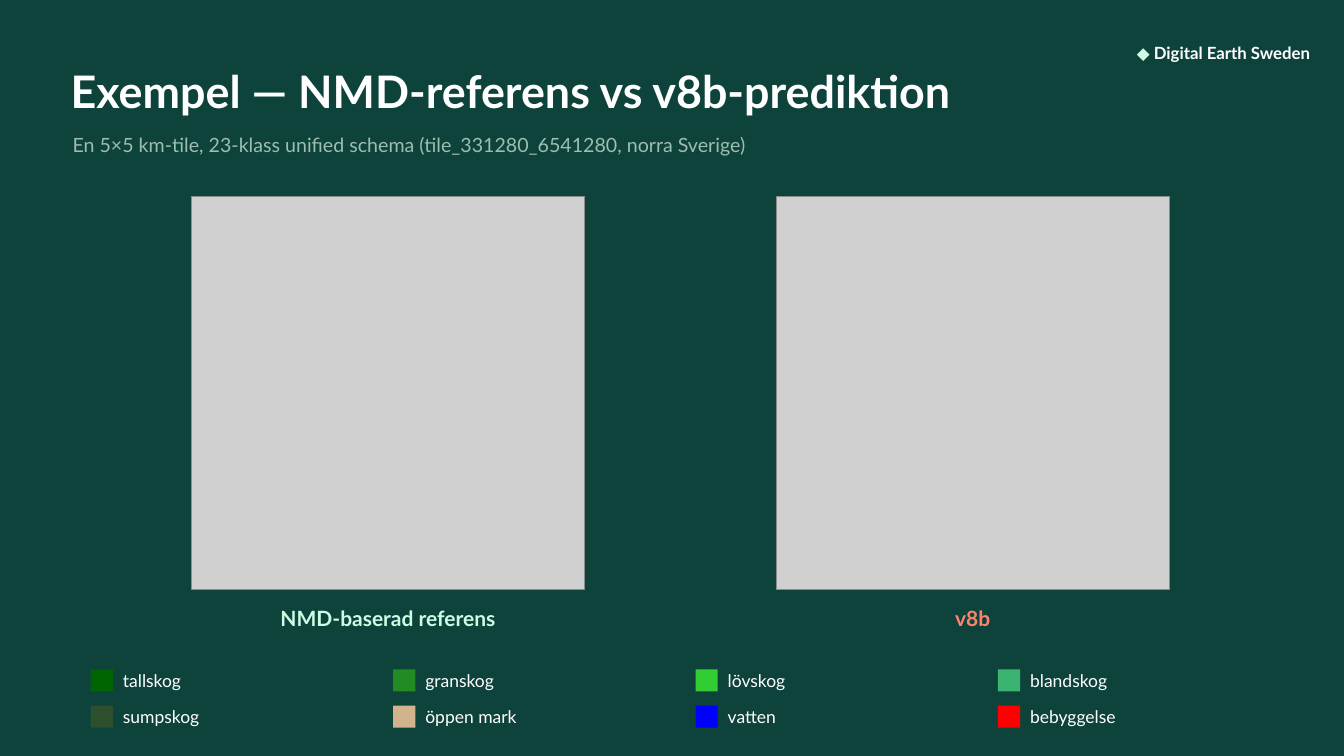
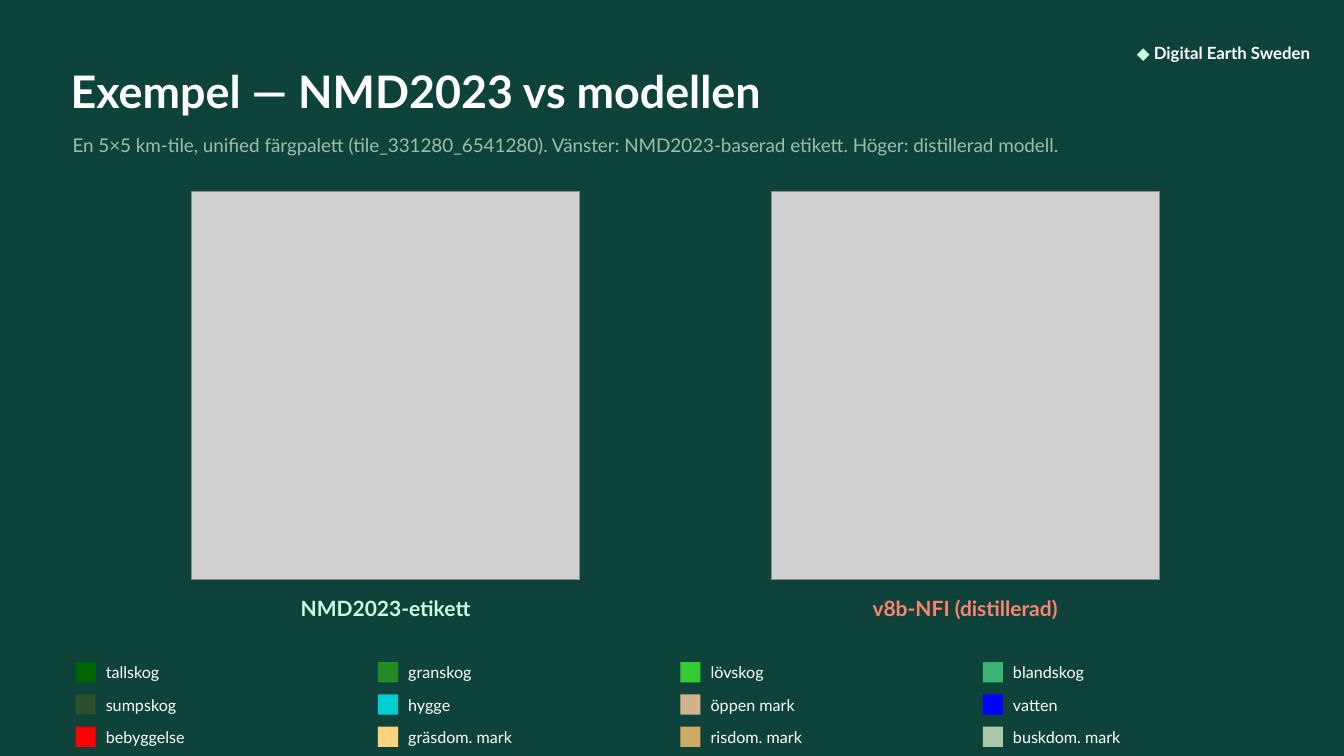
Before and after one commit to TobiasEdman/imintengine, a slide deck: slide 2 of docs/decks/v8b_nmd_benchmark_DES.pptx. Drawn at 1344x756 pixels with LibreOffice and Linux fonts; fonts in the diff are those of the drawing; grey boxes stand for pictures. Boxes give left, top, right and bottom in pixels: in the first picture for what was removed or moved away, otherwise in the second. Text is boxed around its words. In the diff, an @@ line names an element or a change of style, - is before the commit and + after.

```diff
--- a/docs/decks/v8b_nmd_benchmark_DES.pptx
+++ b/docs/decks/v8b_nmd_benchmark_DES.pptx
@@ text at [71,74,761,116]: text changed @@
-Exempel — NMD-referens vs v8b-prediktion
+Exempel — NMD2023 vs modellen
@@ text at [73,137,1058,156]: text changed; size 14 to 13.5 pt @@
-En 5×5 km-tile, 23-klass unified schema (tile_331280_6541280, norra Sverige)
+En 5×5 km-tile, unified färgpalett (tile_331280_6541280). Vänster: NMD2023-baserad etikett. Höger: distillerad modell.
@@ picture: place and size @@
-picture at [192,197,585,590]
+picture at [192,192,580,580]
@@ picture: place and size @@
-picture at [776,197,1170,590]
+picture at [771,192,1159,580]
@@ text at [873,599,1058,619]: text changed @@
-v8b
+v8b-NFI (distillerad)
@@ text at [301,600,471,616]: text changed @@
-NMD-baserad referens
+NMD2023-etikett
@@ 4 texts, 4 rectangles: place and size @@
-4 texts, 4 rectangles at [91,669,1107,692]
+4 texts, 4 rectangles at [76,662,1084,683]
@@ rectangle at [378,695,398,715]: fill #D2B48C to #00CED1 @@
@@ text added at [408,699,450,714], 11.5 pt, text #FFFFFF @@
+hygge
@@ rectangle at [681,695,701,715]: fill #0000FF to #D2B48C @@
@@ text "öppen mark": place and size @@
-text "öppen mark" at [425,710,516,726]
+text "öppen mark" at [711,699,794,714]
@@ 4 rectangles, 1 text: place and size @@
-4 rectangles, 1 text at [91,706,1020,728]
+4 rectangles, 1 text at [76,695,1003,715]
@@ rectangle at [983,695,1003,715]: fill #FF0000 to #0000FF @@
@@ text "vatten": place and size @@
-text "vatten" at [728,711,776,723]
+text "vatten" at [1013,700,1058,711]
@@ rectangle added at [76,727,96,747], fill #FF0000 @@
@@ size 12.5 to 11.5 pt in 8 elements at [106,666,160,681], [408,666,471,681], [711,666,764,681], [1013,666,1084,681], [106,699,176,714], [711,699,794,714], [1013,700,1058,711], [106,731,185,746] @@
@@ text "bebyggelse": place and size @@
-text "bebyggelse" at [1030,710,1115,726]
+text "bebyggelse" at [106,731,185,746]
@@ rectangle added at [378,727,398,747], fill #FFD27E @@
@@ text added at [408,731,512,746], 11.5 pt, text #FFFFFF @@
+gräsdom. mark
@@ rectangle added at [681,727,701,747], fill #CDAA66 @@
@@ text added at [711,731,802,743], 11.5 pt, text #FFFFFF @@
+risdom. mark
@@ rectangle added at [983,727,1003,747], fill #ABC8A6 @@
@@ text added at [1013,731,1120,743], 11.5 pt, text #FFFFFF @@
+buskdom. mark
```
Also in this commit, not shown: 3 other slides changed, 1 slide added, 1 slide removed, 7 other files.
